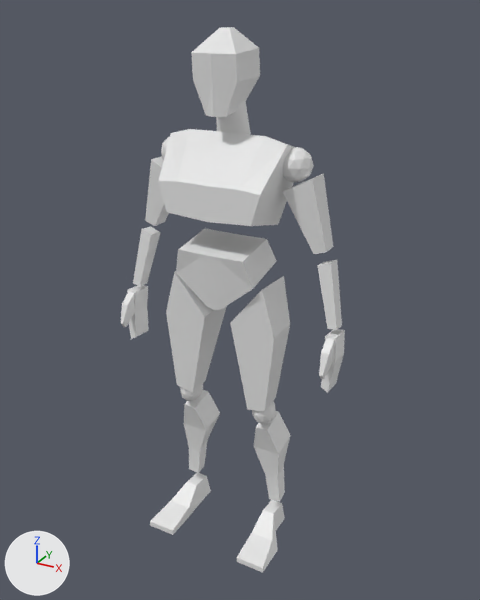
Before and after pictures for a commit that changed the Blender file AdventurePlayground/MyCharacters/blockchars.blend.
Camera for both pictures: a 50 mm lens placed at (2.05, -3.55, 3.65), pointed at (0.08, 0.03, 1.86). The lights are fixed; the arrows at lower left show +X, +Y and +Z.
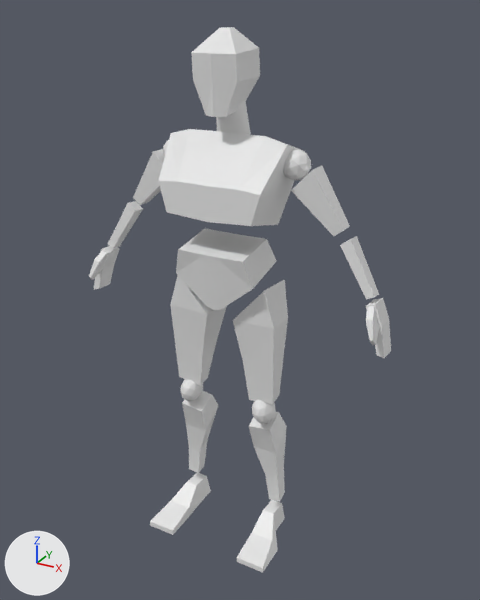
Diff of the bpy script that builds the scene:
```diff
--- a/AdventurePlayground/MyCharacters/blockchars.blend.py
+++ b/AdventurePlayground/MyCharacters/blockchars.blend.py
@@ me_cube_014 @@
 me_cube_014.from_pydata(...)  # 12 vertices, 10 faces; spans x -1.12..0.85, y -1.04..1.04, z -1.18..1.35
 # used by ob_cube_010; location = (0.298, 0.0, 1.553); rotation_euler = (-0.0479, -0.106, 0.0), in degrees (-2.7, -6.1, 0); scale = (0.158, 0.158, 0.355)
-me_cube_014.vertices[0].co = (0.5, 0.96, 1.35)  # pixel (283, 275)
-me_cube_014.vertices[1].co = (0.09, 0.39, -1.08)  # pixel (275, 397)
-me_cube_014.vertices[2].co = (0.5, -1.04, 1.35)  # pixel (261, 289)
-me_cube_014.vertices[3].co = (0.09, -0.69, -1.14)  # pixel (264, 411)
-me_cube_014.vertices[5].co = (-0.77, 0.4, -1.12)
-me_cube_014.vertices[6].co = (-1.12, -0.96, 0.64)  # pixel (230, 322)
-me_cube_014.vertices[7].co = (-0.77, -0.69, -1.18)  # pixel (247, 409)
-me_cube_014.vertices[8].co = (0.85, 0.64, 0.46)  # pixel (290, 324)
-me_cube_014.vertices[9].co = (-0.94, -0.82, -0.27)  # pixel (239, 367)
-me_cube_014.vertices[10].co = (0.85, -0.9, 0.43)  # pixel (274, 338)
+# me_cube_014 part 1
+me_cube_014.vertices[0].co = (0.46, 1.11, 1.26)  # pixel (284, 279)
+me_cube_014.vertices[1].co = (0.27, 0.39, -1.01)  # pixel (279, 395)
+me_cube_014.vertices[2].co = (0.47, -0.79, 1.3)  # pixel (264, 290)
+me_cube_014.vertices[3].co = (0.27, -0.26, -1.06)  # pixel (272, 404)
+me_cube_014.vertices[5].co = (-0.89, 0.39, -1.01)
+me_cube_014.vertices[6].co = (-1.11, -0.77, 0.66)  # pixel (232, 320)
+me_cube_014.vertices[7].co = (-0.89, -0.26, -1.07)  # pixel (249, 399)
+me_cube_014.vertices[8].co = (0.77, 0.63, 0.6)  # pixel (288, 317)
+me_cube_014.vertices[9].co = (-0.93, -0.48, -0.23)  # pixel (242, 362)
+me_cube_014.vertices[10].co = (0.78, -0.72, 0.59)  # pixel (273, 328)
 me_cube_014.materials.append(mat_material)
@@ me_cube_015 @@
 me_cube_015.from_pydata(...)  # 16 vertices, 14 faces; spans x -0.91..0.47, y -0.49..1.16, z -1.04..0.98
 # used by ob_cube_011; location = (0.345, 0.068, 0.622); rotation_euler = (0.163, -0.0869, 0.0), in degrees (9.3, -5, 0); scale = (0.147, 0.147, -0.354)
-me_cube_015.vertices[0].co = (-0.43, -0.49, -1.0)  # pixel (255, 427)
-me_cube_015.vertices[2].co = (-0.43, 0.82, -1.04)
-me_cube_015.vertices[4].co = (0.18, -0.49, -1.0)  # pixel (267, 430)
-me_cube_015.vertices[6].co = (0.18, 0.82, -1.04)  # pixel (278, 411)
-me_cube_015.vertices[9].co = (-0.91, 1.16, -0.39)
-me_cube_015.vertices[10].co = (0.47, 1.13, -0.33)  # pixel (290, 435)
-me_cube_015.vertices[11].co = (0.47, -0.3, -0.32)  # pixel (278, 454)
+# me_cube_015 part 2
+me_cube_015.vertices[0].co = (-0.82, -0.49, -1.0)  # pixel (248, 426)
+me_cube_015.vertices[2].co = (-0.81, 0.58, -1.1)
+me_cube_015.vertices[4].co = (0.32, -0.48, -1.01)  # pixel (269, 430)
+me_cube_015.vertices[6].co = (0.34, 0.59, -1.12)  # pixel (278, 412)
+me_cube_015.vertices[9].co = (-0.85, 1.08, -0.64)
+me_cube_015.vertices[10].co = (0.36, 1.06, -0.59)  # pixel (286, 426)
+me_cube_015.vertices[11].co = (0.31, -0.3, -0.33)  # pixel (275, 453)
@@ ob_cube_015 @@
 ob_cube_015 = bpy.data.objects.new('Cube.015', me_cube_019)
-ob_cube_015.location = (0.553, 0.083, 2.496)
-ob_cube_015.rotation_euler = (0.0, 5.944, 0.0)  # degrees (0, 341, 0)
-ob_cube_015.scale = (0.0579, 0.0575, 0.149)
+ob_cube_015.location = (0.616, 0.083, 2.58)
+ob_cube_015.rotation_euler = (0.0, 5.616, 0.0)  # degrees (0, 322, 0)
+ob_cube_015.scale = (0.0511, 0.0508, 0.132)
 _m = ob_cube_015.modifiers.new('Mirror', 'MIRROR')
@@ ob_cube_016 @@
 ob_cube_016 = bpy.data.objects.new('Cube.016', me_cube_020)
-ob_cube_016.location = (0.712, 0.052, 2.016)
-ob_cube_016.rotation_euler = (-0.12, -0.217, 0.0259)  # degrees (-6.9, -12, 1.5)
-ob_cube_016.scale = (0.0605, 0.0605, 0.0605)
+ob_cube_016.location = (0.885, 0.056, 2.224)
+ob_cube_016.rotation_euler = (-0.13, -0.544, 0.0296)  # degrees (-7.4, -31, 1.7)
+ob_cube_016.scale = (0.0534, 0.0534, 0.0534)
 _m = ob_cube_016.modifiers.new('Mirror', 'MIRROR')
@@ ob_cube_017 @@
 ob_cube_017 = bpy.data.objects.new('Cube.017', me_cube_021)
-ob_cube_017.location = (0.77, 0.008, 1.705)
-ob_cube_017.rotation_euler = (-0.0777, -0.0728, 0.00566)  # degrees (-4.5, -4.2, 0.3)
-ob_cube_017.scale = (-0.0356, -0.0769, -0.0769)
+ob_cube_017.location = (1.022, 0.017, 1.98)
+ob_cube_017.rotation_euler = (-0.0796, -0.4, 0.00613)  # degrees (-4.6, -23, 0.4)
+ob_cube_017.scale = (-0.0315, -0.0679, -0.0679)
 _m = ob_cube_017.modifiers.new('Mirror', 'MIRROR')
@@ ob_cube_018 @@
 ob_cube_018 = bpy.data.objects.new('Cube.018', me_cube_022)
-ob_cube_018.location = (0.766, -0.067, 1.705)
-ob_cube_018.rotation_euler = (-0.914, 0.0, 0.0)  # degrees (-52, 0, 0)
-ob_cube_018.scale = (0.0259, 0.0566, 0.0566)
+ob_cube_018.location = (1.019, -0.049, 1.979)
+ob_cube_018.rotation_euler = (-0.914, -0.327, 0.0)  # degrees (-52, -19, 0)
+ob_cube_018.scale = (0.0228, 0.05, 0.05)
 _m = ob_cube_018.modifiers.new('Mirror', 'MIRROR')
@@ ob_icosphere_003 @@
 ob_icosphere_003.location = (0.427, 0.084, 2.79)
-ob_icosphere_003.scale = (-0.106, -0.106, -0.106)
+ob_icosphere_003.rotation_euler = (0.0, -0.327, 0.0)  # degrees (0, -19, 0)
+ob_icosphere_003.scale = (-0.094, -0.094, -0.094)
 _m = ob_icosphere_003.modifiers.new('Mirror', 'MIRROR')
```

Boxes [x1, y1, x2, y2] around the edits, measured in the pictures (480 x 600 px; the box of a moved part takes in the faces that stretch with it):
'Cube.010', reshaped (8% shorter)
    before: [166, 271, 290, 411]
    after: [170, 275, 288, 404]
'Cube.015', moved, turned, rescaled
    before: [145, 156, 333, 254]
    after: [133, 149, 350, 236]
'Cube.011', reshaped
    before: [183, 390, 291, 502]
    after: [182, 391, 287, 502]
'Cube.016', moved, turned, rescaled
    before: [133, 227, 342, 330]
    after: [108, 201, 379, 299]
'Cube.017', moved, turned, rescaled
    before: [127, 285, 345, 393]
    after: [94, 246, 391, 358]
'Cube.018', moved, turned, rescaled
    before: [121, 291, 334, 379]
    after: [89, 251, 379, 345]
'Icosphere.003', turned, rescaled
    before: [161, 137, 314, 183]
    after: [163, 140, 311, 180]
part 2 of me_cube_015, moved or reshaped
    before: [183, 390, 291, 462]
    after: [182, 391, 287, 462]
